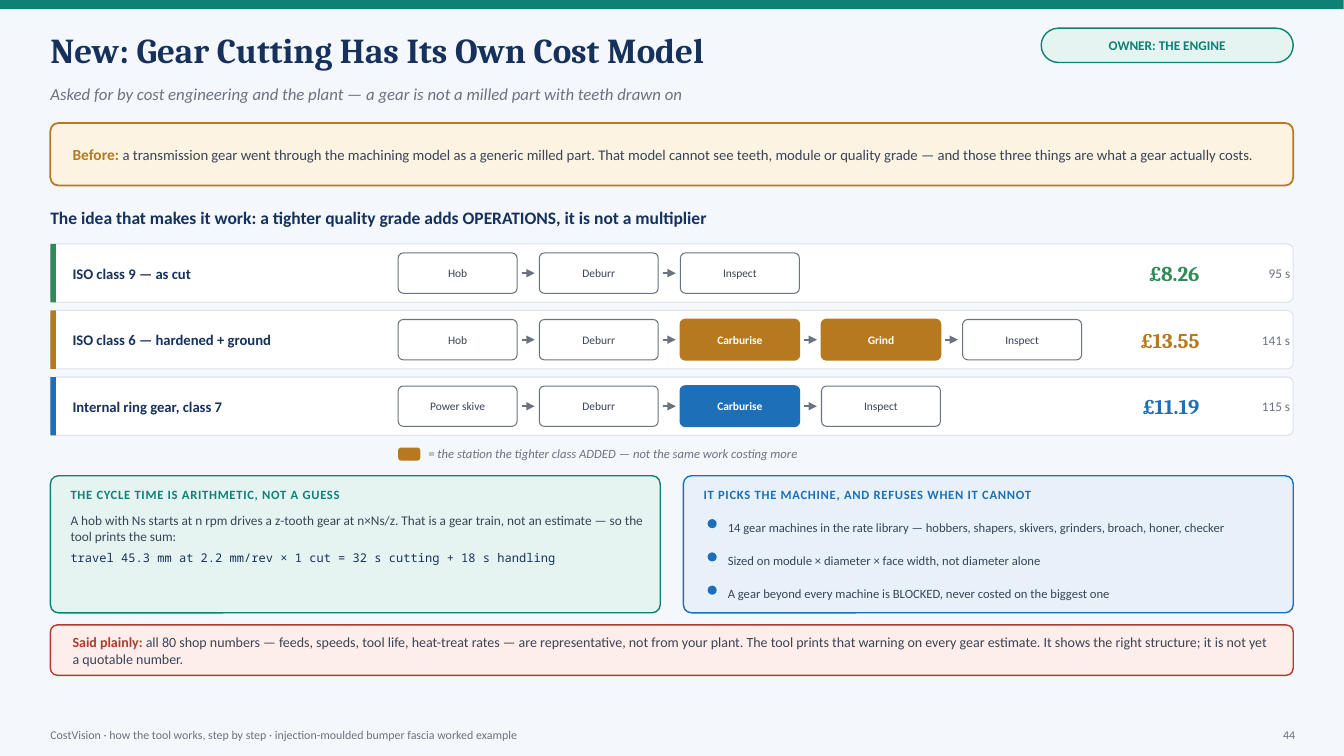
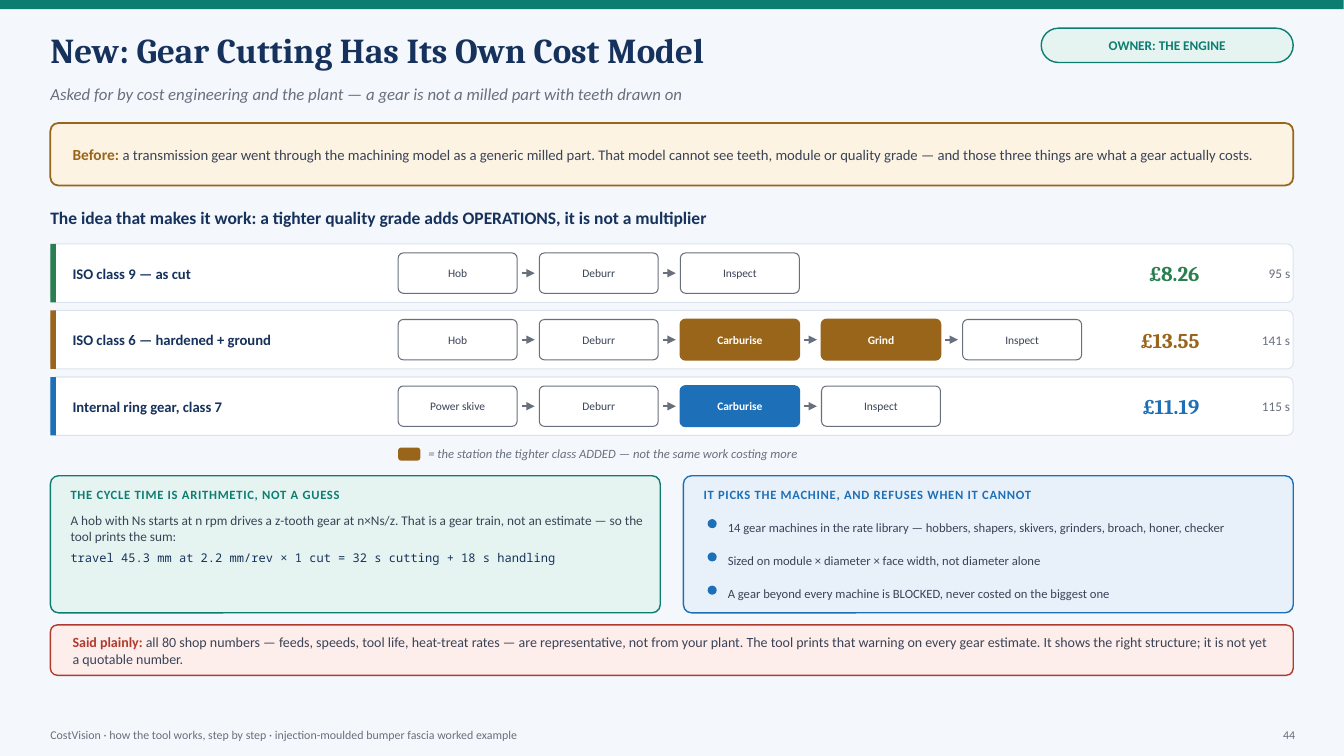
Before and after one commit to bhosaleavinash546/leamington-marathi, a slide deck: slide 44 of CostVision-Workflow-Explained.pptx. Drawn at 1344x756 pixels with LibreOffice and Linux fonts; fonts in the diff are those of the drawing. Boxes give left, top, right and bottom in pixels: in the first picture for what was removed or moved away, otherwise in the second. Text is boxed around its words. In the diff, an @@ line names an element or a change of style, - is before the commit and + after.

```diff
--- a/CostVision-Workflow-Explained.pptx
+++ b/CostVision-Workflow-Explained.pptx
@@ rounded rectangle at (x1=50, y1=123, x2=1294, y2=186): outline #B7791F 1.25 pt to #99651A 1.25 pt @@
@@ text "Before: a transmission gear went ..." at (x1=73, y1=149, x2=1253, y2=163): text colour #B7791F to #99651A in "Before:" @@
@@ rectangle at (x1=50, y1=311, x2=56, y2=369): fill #B7791F to #99651A @@
@@ rounded rectangle at (x1=681, y1=320, x2=800, y2=360): fill #B7791F to #99651A; outline #B7791F 1.25 pt to #99651A 1.25 pt @@
@@ rounded rectangle at (x1=822, y1=320, x2=941, y2=360): fill #B7791F to #99651A; outline #B7791F 1.25 pt to #99651A 1.25 pt @@
@@ text "£13.55" at (x1=1141, y1=333, x2=1200, y2=348): text colour #B7791F to #99651A @@
@@ rounded rectangle at (x1=398, y1=448, x2=420, y2=461): fill #B7791F to #99651A @@
```
Also in this commit, not shown: 56 other slides changed, 46 other files.
